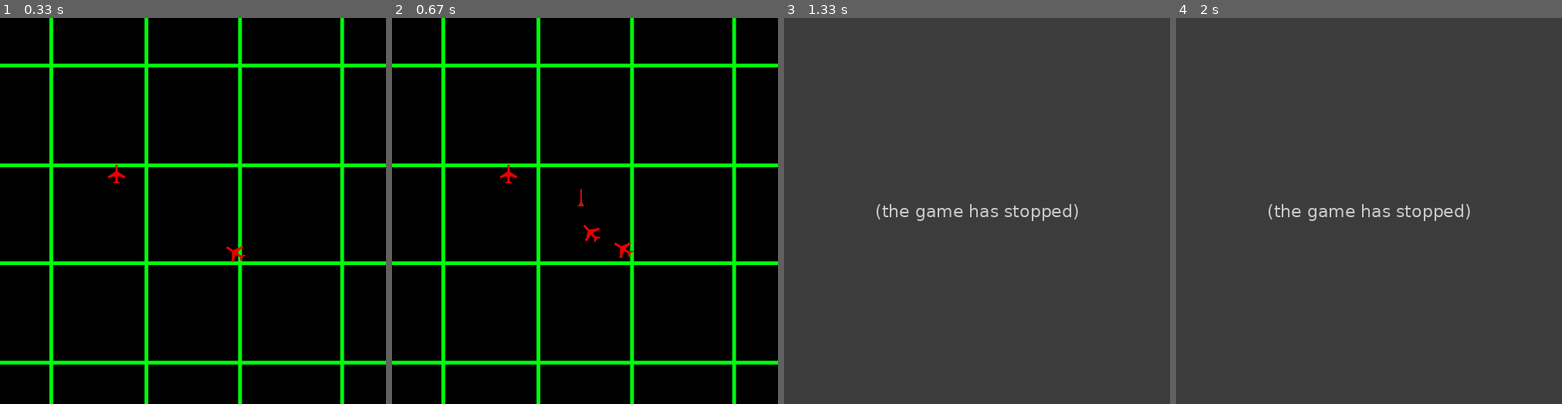
Above: before the commit, frames 1-4 (left to right).
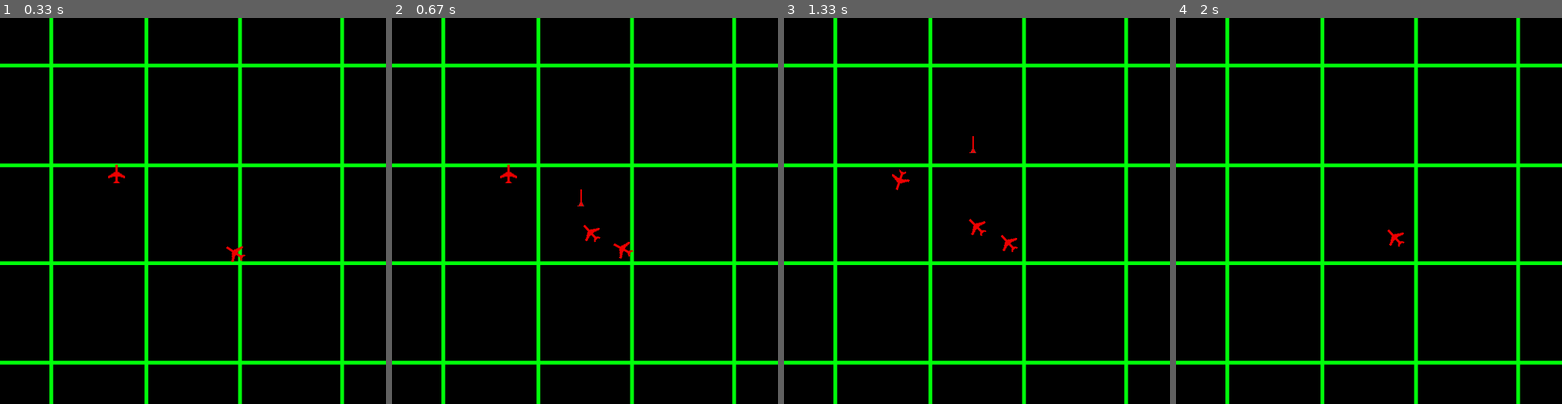
Above: after the commit, the same moments.

Repository: Mi-LeV/AWACS
Game: pygame game, started from main.py
Two runs of this game, one before a commit and one after it. Both use one fixed random seed, a clock stepped at 60 frames per second and the inputs below.
Inputs (mouse positions are in pixels of both pictures, inside the frame that each line leads up to):
- Up to frame 1 (0.33 s): no input
- Up to frame 2 (0.67 s): hold N from 0.33 s (still down)
- Up to frame 3 (1.33 s): release N at 0.8 s; click (884, 214) at 0.98 s; tap K at 1.27 s
- Up to frame 4 (2 s): tap Space at 1.7 s

Frame 1 is identical in both runs. In frame 2, less than 0.1% of the frame differs, in the area x 57-63%, y 58-63%; in frame 3, 100%, in the area x 0-100%, y 0-100%; in frame 4, 100%.
Error before the commit: AttributeError: type object 'utility' has no attribute 'delete' (main.py line 40); the game stopped at 1.3 s (later frames are placeholders)

Commit message:
patchs mineurs

Diff:
--- a/classes.py
+++ b/classes.py
@@ -120,8 +120,7 @@
             return True
 
     def shoot(self):
-        print("player shoot")
-        self.missileList.append(Missile(self,self.x,self.y,self.angle,self.xVector,self.yVector))
+        self.missileList.append(Missile(self))
 
     def turn(self):
         self.angle = (utility.getBearing((self.x,self.y),(self.xDest,self.yDest))+90)%360 #calcul de l'angle de l'ojet par rapport à sa dest
@@ -130,6 +129,7 @@
 class PlayerPlane(Plane):
     def __init__(self,x,y,color,friend):
         super().__init__(x,y)
+        self.MAXMISSILE = 3
         var.playerList.append(self)
         if friend:pass
             #mettre le sprite ami
@@ -137,12 +137,12 @@
             #mettre le sprite ennemi
         self.friendly = friend
 
-    def __del__(self):
-        try:var.playerList.remove(self)
-        except:pass
+    def shoot(self):
+        if len(self.missileList) < self.MAXMISSILE:
+            super().shoot()
+
 
     def clic(self,event):
-        print("clic")
         self.xDest = event.pos[0]
         self.yDest = event.pos[1]
 
@@ -151,6 +151,7 @@
         super().__init__(x,y)
         self.MAXSPEED = 1.5
         self.RELOADTIME = 30
+        self.MAXMISSILE = 3
         self.agro = None
         self.active = active
         if friend:pass
@@ -162,16 +163,20 @@
     def tick(self):
         if self.active:
             if self.searchAgro():#cherche agro et renvoie true si trouve
-                if utility.getDistance(self,self.agro) < 150 and len(self.missileList)<3 and self.timeAlive%self.RELOADTIME==0:
+                if utility.getDistance(self,self.agro) < 150 and len(self.missileList)<self.MAXMISSILE and self.timeAlive%self.RELOADTIME==0:
                     #si à moins de 150, et qu'il a moins de 3 missiles en vie et que son tmps de vie est divisible
                     #  par RELOADTIME(pour ajouter délai)
                     self.shoot()
+
             objectNear = self.testObjectNear()
             if objectNear:
                 self.xDest = -(objectNear.x-self.x)
                 self.yDest = -(objectNear.y-self.y)
             else:
-                self.goAgro()
+                if not self.goAgro():#renvoie True si elle va à l'agro
+                    self.xDest = self.x #sinon on immobilise
+                    self.yDest = self.y
+
             super().tick()
 
 
@@ -192,9 +197,10 @@
 
     def goAgro(self):
         if not self.agro:# si la dest n'est pas définie, rien faire
-            return
+            return False
         self.xDest = self.agro.x
         self.yDest = self.agro.y
+        return True
 
     def searchAgro(self):
         ennemyList = []
@@ -218,10 +224,16 @@
 
 
 class Missile:
-    def __init__(self,creator,x,y,angle,xVector,yVector):
+    def __init__(self,creator):
 
         print("Missile created")
         self.creator = creator
+        angle = self.creator.angle
+        xVector = self.creator.xVector
+        yVector = self.creator.yVector
+        x = self.creator.x
+        y = self.creator.y
+
         xAngle,yAngle = utility.getCoords(angle)
         self.xVector=utility.plafonne(xVector*2 + xAngle*20,20,True)
         self.xVector=utility.plafonne(xVector*2 + xAngle*20,-20,False)
--- a/main.py
+++ b/main.py
@@ -28,7 +28,8 @@
         if event.type == QUIT:#si on appuie sur la croix de la fenetre
             affFenetre = False      #On arrête la boucle
         if event.type == MOUSEBUTTONDOWN and event.button == 1:# # clic gauche
-            try:var.playerList[0].clic(event)#le 1er player de playerlist enregistre nouv destination si la liste est pas vide
+            try:var.playerList[0].clic(event)
+            #le 1er player de playerlist enregistre nouv destination si la liste est pas vide
             except IndexError:pass
         if event.type == MOUSEBUTTONDOWN and event.button == 3:##clic droit
             try:
@@ -37,19 +38,21 @@
         if event.type == KEYDOWN and event.key == K_SPACE:#on crée un nouv player et on le met dans playerlist
             classes.utility.respawn()
         if event.type == KEYDOWN and event.key == K_k:#on crée un nouv player et on le met dans playerlist
-            try:classes.utility.delete(var.playerList[0])
+            try:var.playerList[0].delete()
             except IndexError:pass
         if event.type == KEYDOWN and event.key == K_n:#on crée un nouv player et on le met dans playerlist
-            Ennemy = classes.IaPlane(250,270,False,True)
+            Ennemy = classes.IaPlane(250,270,True,True)
 
     for objet in var.refreshList:#boucle de mouvement
         objet.turn()# on lance la fonction turn de l'objet
         objet.tick()#on lance la fonction tick de l'objet
 
-    var.hitList = []
 
     for objet in var.refreshList:
-        objet.rect = objet.sprite.get_rect(center = (objet.x,objet.y))#on remet les co de l'objet à son centre(évite bug de rotate)
+        objet.rect = objet.sprite.get_rect(center = (objet.x,objet.y))
+        #on remet les co de l'objet à son centre(évite bug de rotate)
+
+    var.hitList = []
 
     for objet in var.refreshList:
         for objet2 in var.refreshList:#boucle de test hitbox
Not shown, changed: roadmap
